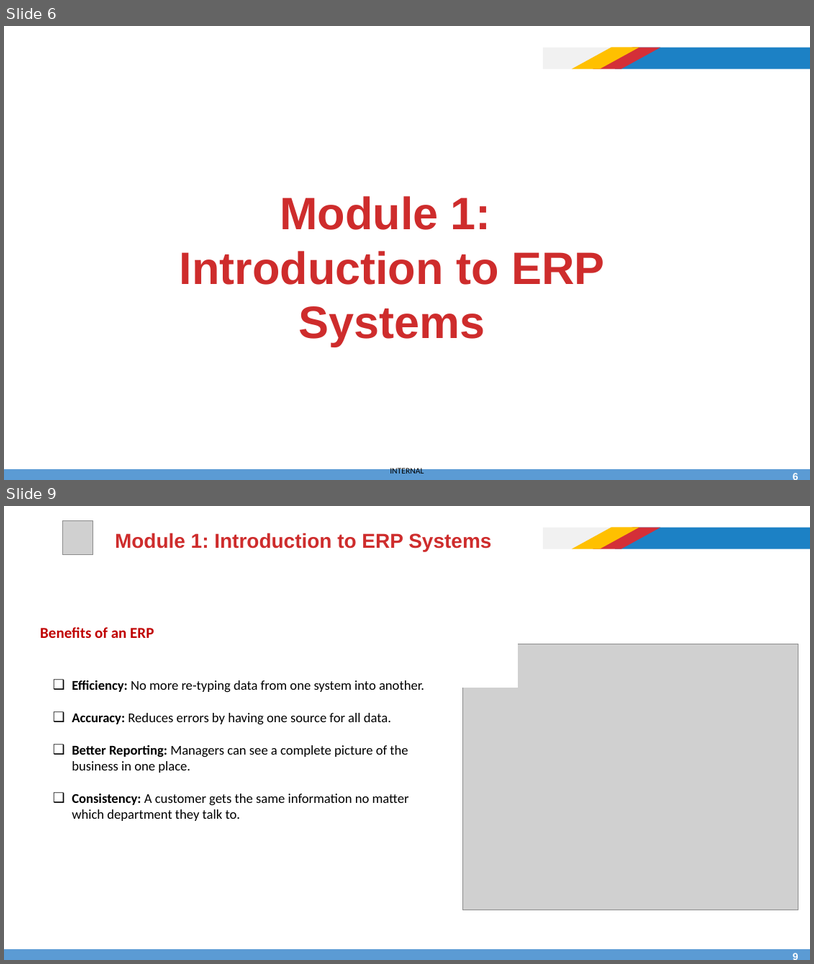
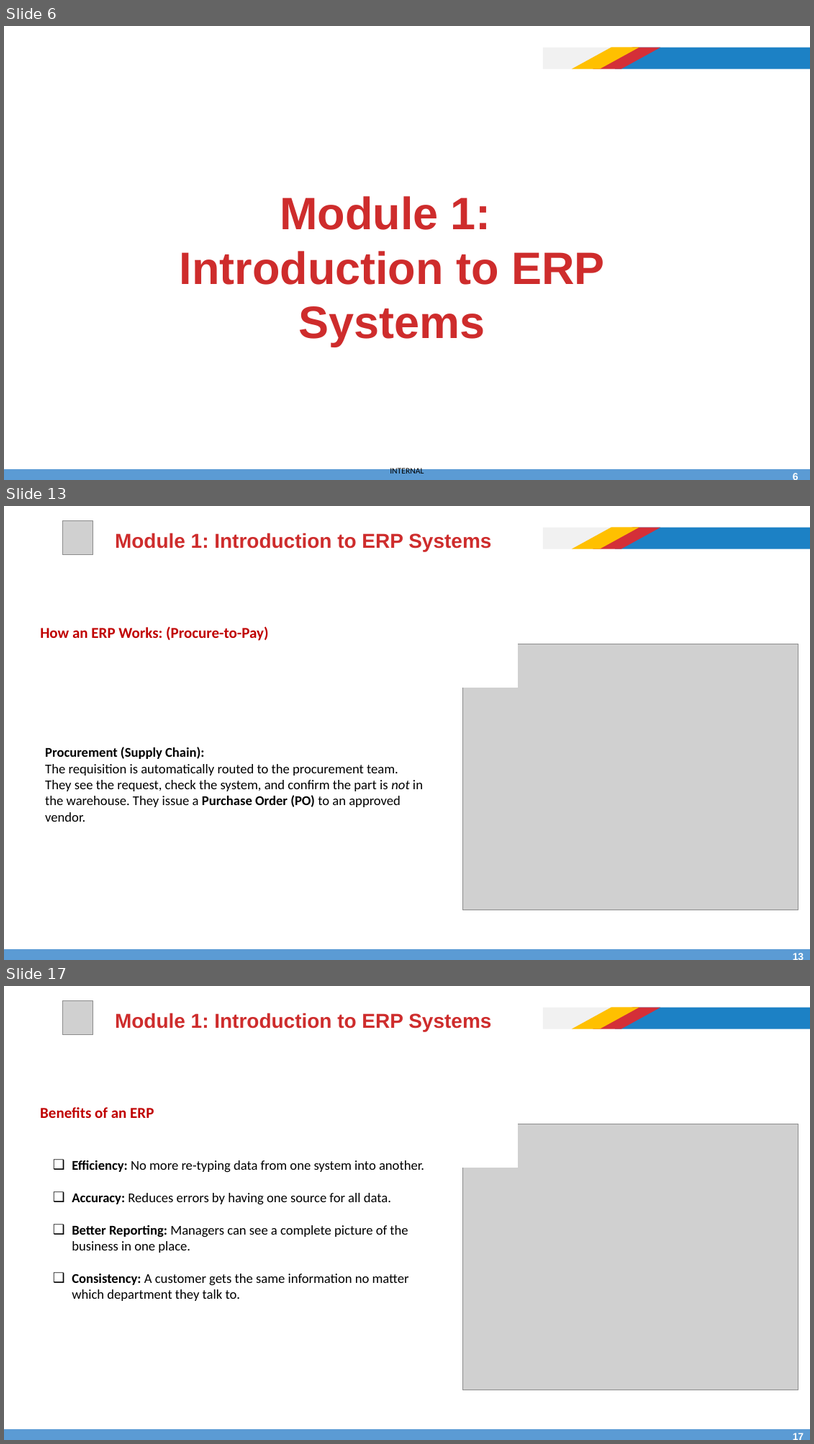
Before and after one commit to afathelbab/cnpc, a slide deck: computer-basics-soft-skills/day3/Computer Skills and Soft Skills - Lec-3.pptx. Shown one above the other, each under a label of ours: slides 6 and 9 before the commit, slides 6, 13 and 17 after it; the slides between them are not shown. The pictures are 814x964 and 814x1444 pixels, drawn with LibreOffice and Linux fonts; fonts in the diff are those of the drawing; grey boxes stand for pictures; background and template pictures are left out. Boxes give left, top, right and bottom in pixels: in the first picture for what was removed or moved away, otherwise in the second. Text is boxed around its words. In the diff, an @@ line names an element or a change of style, - is before the commit and + after.

```diff
--- a/computer-basics-soft-skills/day3/Computer Skills and Soft Skills - Lec-3.pptx
+++ b/computer-basics-soft-skills/day3/Computer Skills and Soft Skills - Lec-3.pptx
@@ slide 13 added at (4, 506, 810, 960), background #FFFFFF; not listed: 5 template elements that a slide beside it also shows @@
@@ picture added at (63, 521, 93, 555) @@
@@ title added at (115, 533, 491, 551), 24 pt, text #CE2C2C, bold @@
+Module 1: Introduction to ERP Systems
@@ text added at (40, 626, 268, 641), 18 pt, text #C00000, bold @@
+How an ERP Works: (Procure-to-Pay)
@@ rectangle added at (458, 632, 518, 687), fill #FFFFFF @@
@@ picture added at (463, 644, 799, 909) @@
@@ text added at (45, 746, 423, 821), 16 pt, text #000000 @@
+Procurement (Supply Chain):
+The requisition is automatically routed to the procurement team. They see the request, check the system, and confirm the part is not in the warehouse. They issue a Purchase Order (PO) to an approved vendor.
@@ page number added at (790, 951, 808, 960), 12 pt, text #FFFFFF, bold @@
+13
@@ what was slide 9 is now slide 17 @@
@@ page number at (790, 1431, 808, 1440): text changed @@
-9
+17
```
Also in this commit, not shown: 5 slides changed, 12 other slides added, 1 slide removed.
